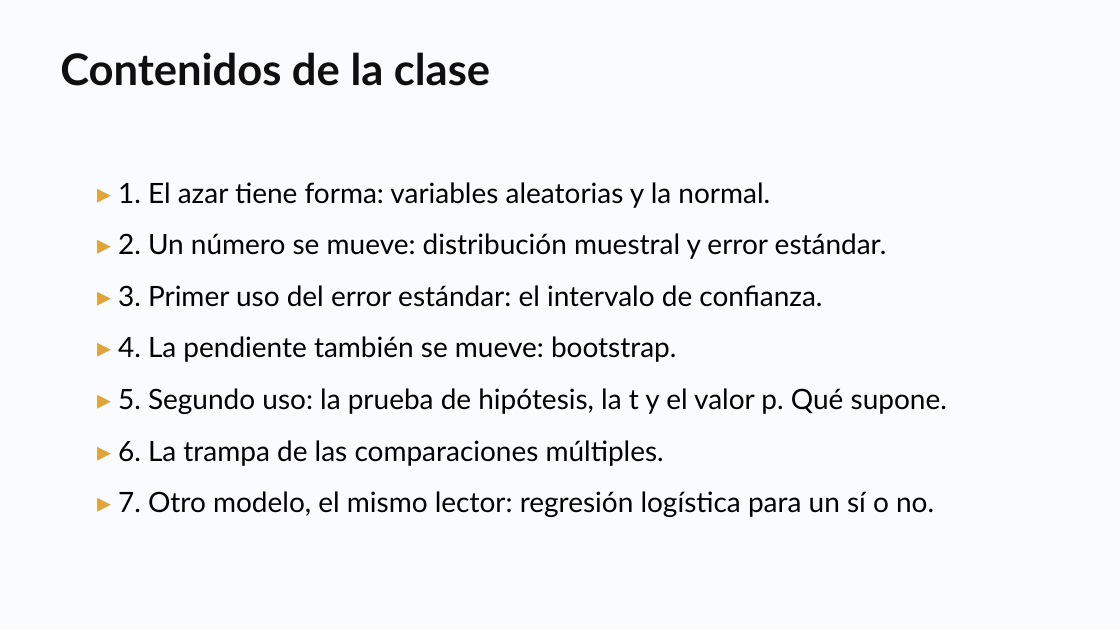
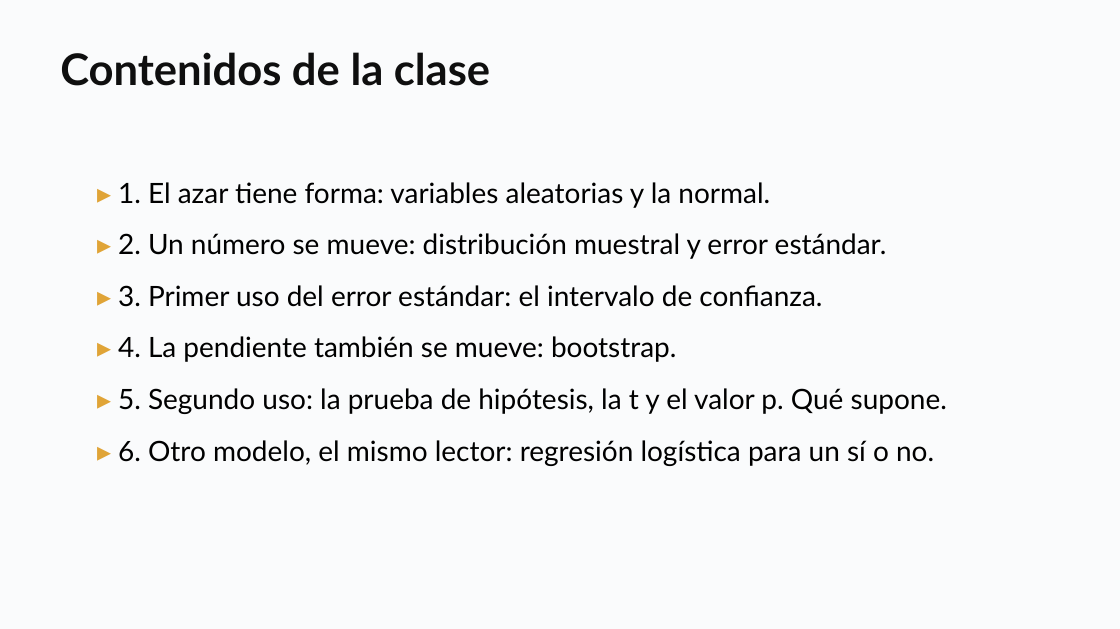
Before and after one commit to daniopitz/diplomado-cdd, a slide deck: slide 3 of presentaciones/clase05_probabilidad_inferencia.pptx. Drawn at 1120x629 pixels with LibreOffice and Linux fonts; fonts in the diff are those of the drawing. Boxes give left, top, right and bottom in pixels: in the first picture for what was removed or moved away, otherwise in the second. Text is boxed around its words. In the diff, an @@ line names an element or a change of style, - is before the commit and + after.

```diff
--- a/presentaciones/clase05_probabilidad_inferencia.pptx
+++ b/presentaciones/clase05_probabilidad_inferencia.pptx
@@ text at [118,440,934,466]: text changed @@
-▸ 6. La trampa de las comparaciones múltiples.
-▸ 7. Otro modelo, el mismo lector: regresión logística para un sí o no.
+▸ 6. Otro modelo, el mismo lector: regresión logística para un sí o no.
```
Also in this commit, not shown: 3 other slides changed, 1 slide added, 3 slides removed, 3 other files.
